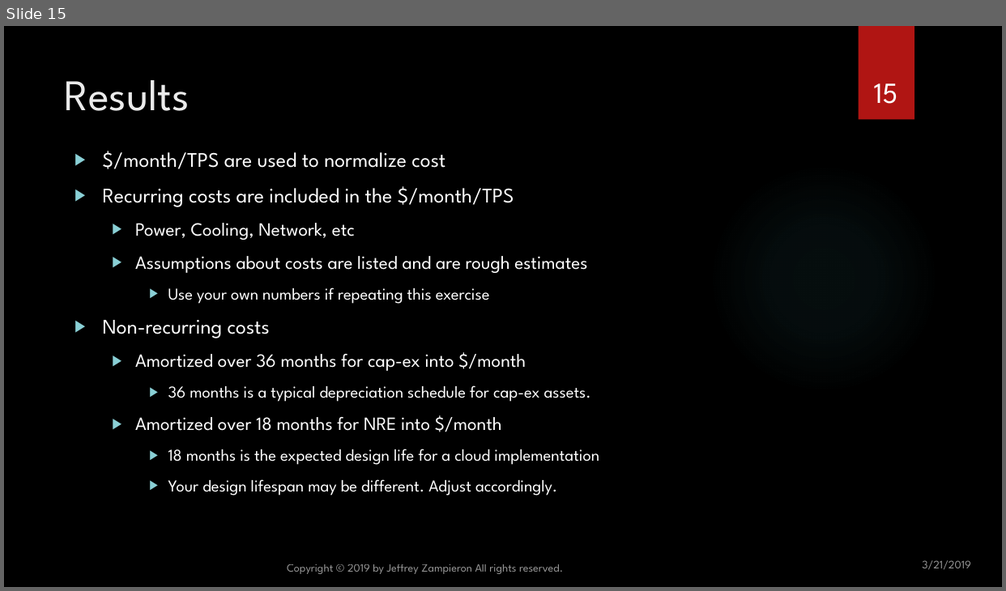
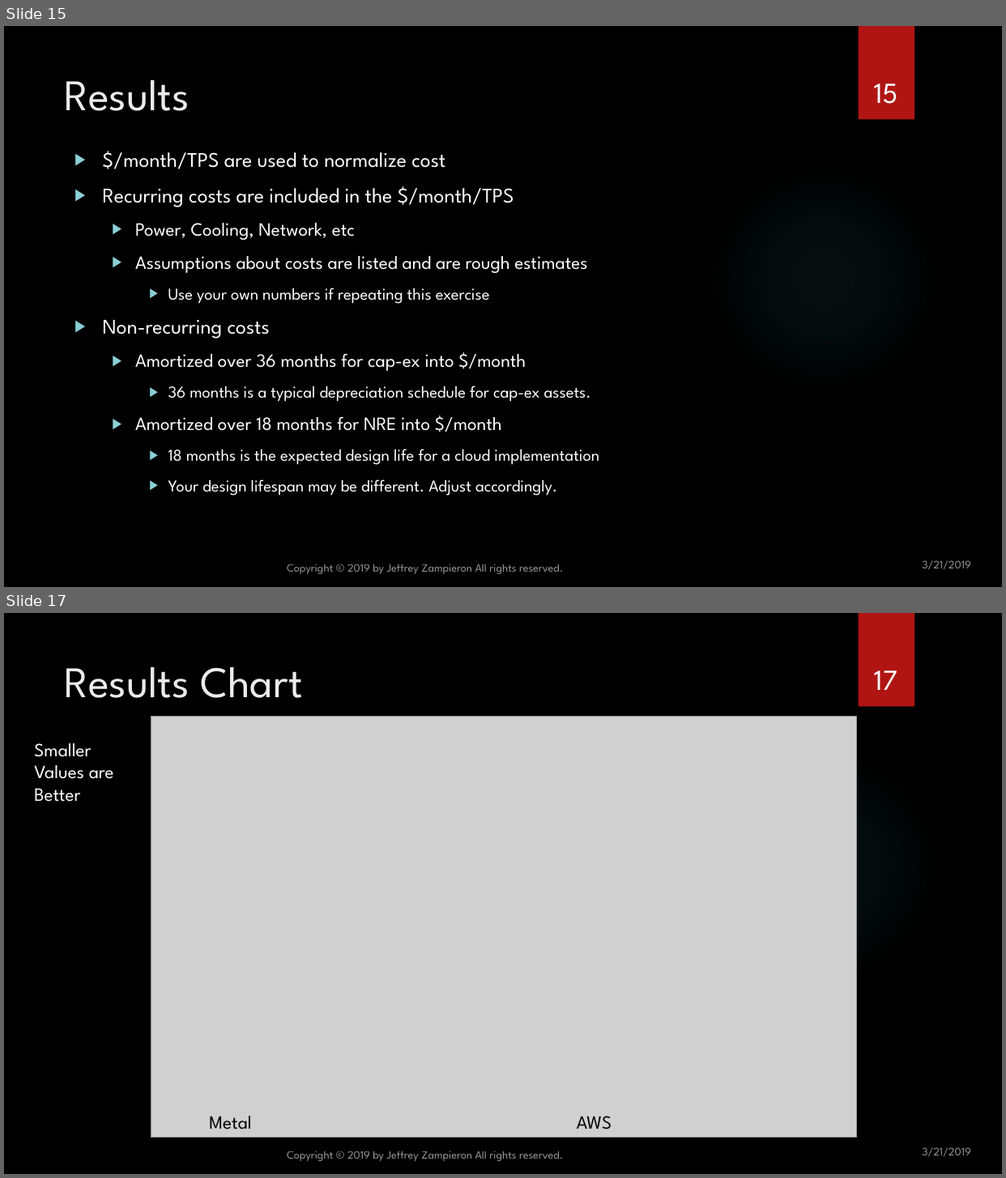
Before and after one commit to jzampieron/pgconf2019, a slide deck: presentation/JZ_PGConf2019.pptx. Shown one above the other, each under a label of ours: slide 15 before the commit, slides 15 and 17 after it; the slides between them are not shown. The pictures are 1006x591 and 1006x1178 pixels, drawn with LibreOffice and Linux fonts; fonts in the diff are those of the drawing; grey boxes stand for pictures; background and template pictures are left out. Boxes give left, top, right and bottom in pixels: in the first picture for what was removed or moved away, otherwise in the second. Text is boxed around its words. In the diff, an @@ line names an element or a change of style, - is before the commit and + after.

Commit message:
Update costing charts and make up slides - draft 1

```diff
--- a/presentation/JZ_PGConf2019.pptx
+++ b/presentation/JZ_PGConf2019.pptx
@@ slide 17 added at [4, 613, 1002, 1174], background picture (left out); not listed: 2 template elements that a slide beside it also shows @@
@@ title added at [65, 667, 302, 698], 42 pt, text #EBEBEB @@
+Results Chart
@@ page number added at [874, 671, 897, 690], 28 pt, text #FFFFFF @@
+17
@@ picture added at [151, 717, 857, 1138] @@
@@ text added at [34, 743, 114, 802], 18 pt, text #FFFFFF @@
+Smaller Values are Better
@@ text added at [209, 1116, 251, 1130], 18 pt, text #000000 @@
+Metal
@@ text added at [577, 1116, 612, 1130], 18 pt, text #000000 @@
+AWS
@@ text added at [287, 1152, 563, 1161], 11 pt, text #FFFFFF at 60% opacity @@
+Copyright © 2019 by Jeffrey Zampieron All rights reserved.
@@ text added at [922, 1148, 970, 1157], 11 pt, text #FFFFFF at 60% opacity @@
+3/21/2019
```
Also in this commit, not shown: 6 slides changed, 4 other slides added, 1 other file.
